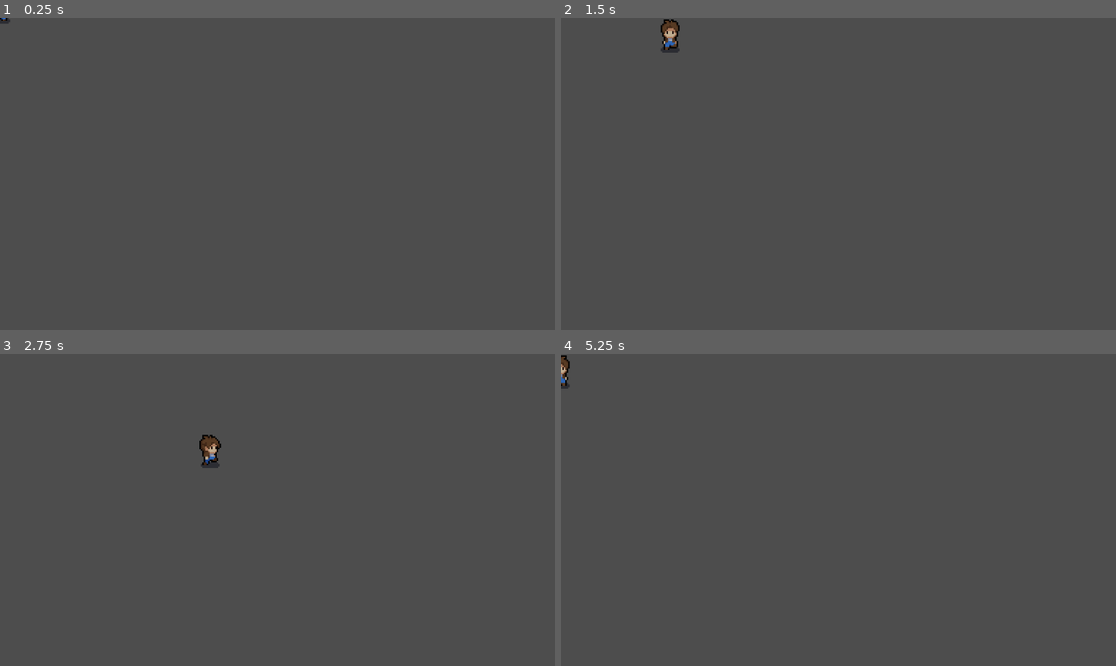
Above: before the commit, frames 1-4 (two rows, left to right).
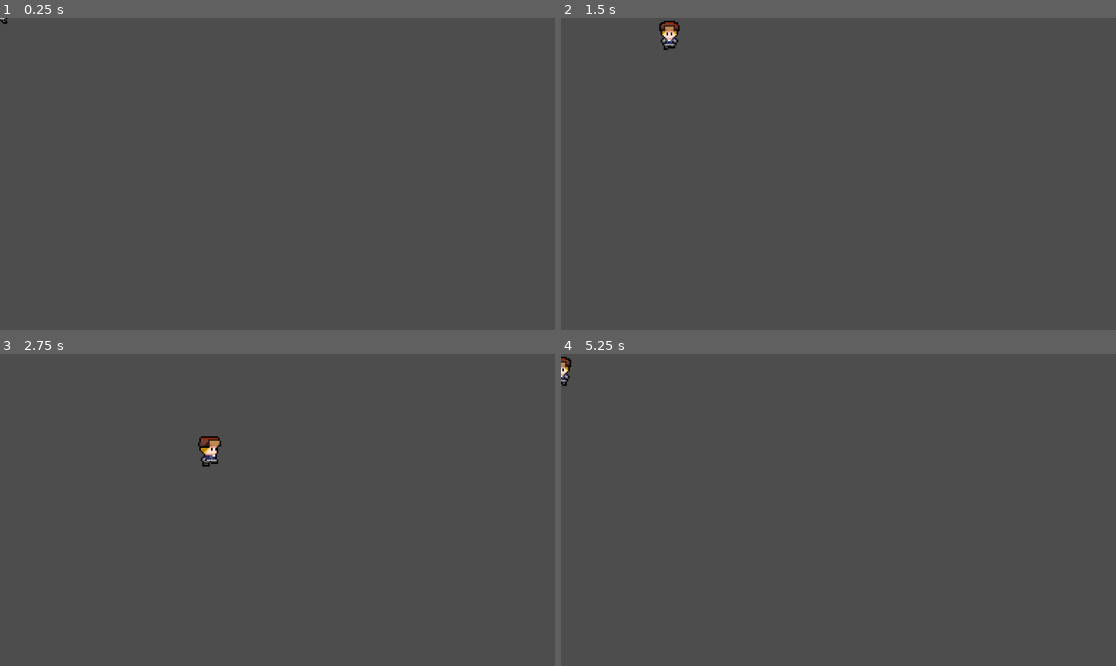
Above: after the commit, the same moments.

Repository: E-lysium/shipwreck
Game: Godot game, scene res://scenes/player.tscn
Same seed, same stepped clock (60 frames per second), same inputs: the game is played once before the commit and once after it.
Inputs:
- Up to frame 1 (0.25 s): no input
- Up to frame 2 (1.5 s): tap Enter at 0.5 s; hold Right (ui_right) 0.53-1.28 s; tap Space at 1.25 s; hold Down (ui_down) from 1.28 s (still down)
- Up to frame 3 (2.75 s): release Down (ui_down) at 2.03 s; hold Right (ui_right) from 2.03 s (still down)
- Up to frame 4 (5.25 s): release Right (ui_right) at 2.78 s; hold Up (ui_up) 2.78-3.53 s; hold Left (ui_left) 3.53-5.03 s; tap Enter at 4.25 s; tap Space at 5 s; hold Down (ui_down) from 5.03 s (still down)

The runs differ from the first frame. In frame 1, less than 0.1% of the frame differs, in the area x 0-2%, y 0-2%; in frame 2, 0.3%; in frame 3, 0.3%, in the area x 35-40%, y 25-37%; in frame 4, 0.1%.

Commit message:
changed player sprite

Diff:
--- a/scenes/player.tscn
+++ b/scenes/player.tscn
@@ -1,226 +1,226 @@
 [gd_scene load_steps=56 format=3 uid="uid://bllyg8lvhhmw4"]
 
 [ext_resource type="Script" path="res://scripts/player.gd" id="1_0bskv"]
-[ext_resource type="Texture2D" uid="uid://c0k8hqugfgqe4" path="res://art/characters/player.png" id="1_4a4ii"]
-
-[sub_resource type="AtlasTexture" id="AtlasTexture_doshx"]
-atlas = ExtResource("1_4a4ii")
+[ext_resource type="Texture2D" uid="uid://b4a4atfso0iy2" path="res://art/characters/main.png" id="2_ard1c"]
+
+[sub_resource type="AtlasTexture" id="AtlasTexture_dhfe4"]
+atlas = ExtResource("2_ard1c")
 region = Rect2(0, 384, 48, 48)
 
-[sub_resource type="AtlasTexture" id="AtlasTexture_b7tsl"]
-atlas = ExtResource("1_4a4ii")
+[sub_resource type="AtlasTexture" id="AtlasTexture_ixikb"]
+atlas = ExtResource("2_ard1c")
 region = Rect2(48, 384, 48, 48)
 
-[sub_resource type="AtlasTexture" id="AtlasTexture_h10e5"]
-atlas = ExtResource("1_4a4ii")
+[sub_resource type="AtlasTexture" id="AtlasTexture_7drye"]
+atlas = ExtResource("2_ard1c")
 region = Rect2(96, 384, 48, 48)
 
-[sub_resource type="AtlasTexture" id="AtlasTexture_hxd2d"]
-atlas = ExtResource("1_4a4ii")
+[sub_resource type="AtlasTexture" id="AtlasTexture_b72ii"]
+atlas = ExtResource("2_ard1c")
 region = Rect2(144, 384, 48, 48)
 
-[sub_resource type="AtlasTexture" id="AtlasTexture_5adj4"]
-atlas = ExtResource("1_4a4ii")
+[sub_resource type="AtlasTexture" id="AtlasTexture_jbr6r"]
+atlas = ExtResource("2_ard1c")
 region = Rect2(0, 96, 48, 48)
 
-[sub_resource type="AtlasTexture" id="AtlasTexture_htxcg"]
-atlas = ExtResource("1_4a4ii")
+[sub_resource type="AtlasTexture" id="AtlasTexture_iing2"]
+atlas = ExtResource("2_ard1c")
 region = Rect2(48, 96, 48, 48)
 
-[sub_resource type="AtlasTexture" id="AtlasTexture_x3ddx"]
-atlas = ExtResource("1_4a4ii")
+[sub_resource type="AtlasTexture" id="AtlasTexture_8lglb"]
+atlas = ExtResource("2_ard1c")
 region = Rect2(96, 96, 48, 48)
 
-[sub_resource type="AtlasTexture" id="AtlasTexture_mmgpi"]
-atlas = ExtResource("1_4a4ii")
+[sub_resource type="AtlasTexture" id="AtlasTexture_tkmwg"]
+atlas = ExtResource("2_ard1c")
 region = Rect2(144, 96, 48, 48)
 
-[sub_resource type="AtlasTexture" id="AtlasTexture_hrea8"]
-atlas = ExtResource("1_4a4ii")
+[sub_resource type="AtlasTexture" id="AtlasTexture_j1cql"]
+atlas = ExtResource("2_ard1c")
 region = Rect2(192, 96, 48, 48)
 
-[sub_resource type="AtlasTexture" id="AtlasTexture_iptqg"]
-atlas = ExtResource("1_4a4ii")
+[sub_resource type="AtlasTexture" id="AtlasTexture_ui10g"]
+atlas = ExtResource("2_ard1c")
 region = Rect2(240, 96, 48, 48)
 
-[sub_resource type="AtlasTexture" id="AtlasTexture_ywbdu"]
-atlas = ExtResource("1_4a4ii")
+[sub_resource type="AtlasTexture" id="AtlasTexture_53ceb"]
+atlas = ExtResource("2_ard1c")
 region = Rect2(0, 240, 48, 48)
 
-[sub_resource type="AtlasTexture" id="AtlasTexture_bgp8u"]
-atlas = ExtResource("1_4a4ii")
+[sub_resource type="AtlasTexture" id="AtlasTexture_haxvc"]
+atlas = ExtResource("2_ard1c")
 region = Rect2(48, 240, 48, 48)
 
-[sub_resource type="AtlasTexture" id="AtlasTexture_pyjnp"]
-atlas = ExtResource("1_4a4ii")
+[sub_resource type="AtlasTexture" id="AtlasTexture_hrak0"]
+atlas = ExtResource("2_ard1c")
 region = Rect2(96, 240, 48, 48)
 
-[sub_resource type="AtlasTexture" id="AtlasTexture_21jv1"]
-atlas = ExtResource("1_4a4ii")
+[sub_resource type="AtlasTexture" id="AtlasTexture_n8dd7"]
+atlas = ExtResource("2_ard1c")
 region = Rect2(144, 240, 48, 48)
 
-[sub_resource type="AtlasTexture" id="AtlasTexture_xd8oq"]
-atlas = ExtResource("1_4a4ii")
+[sub_resource type="AtlasTexture" id="AtlasTexture_28ipk"]
+atlas = ExtResource("2_ard1c")
 region = Rect2(192, 240, 48, 48)
 
-[sub_resource type="AtlasTexture" id="AtlasTexture_e684s"]
-atlas = ExtResource("1_4a4ii")
+[sub_resource type="AtlasTexture" id="AtlasTexture_xt2d4"]
+atlas = ExtResource("2_ard1c")
 region = Rect2(240, 240, 48, 48)
 
-[sub_resource type="AtlasTexture" id="AtlasTexture_5fsdy"]
-atlas = ExtResource("1_4a4ii")
+[sub_resource type="AtlasTexture" id="AtlasTexture_xscm7"]
+atlas = ExtResource("2_ard1c")
 region = Rect2(0, 432, 48, 48)
 
-[sub_resource type="AtlasTexture" id="AtlasTexture_e6blq"]
-atlas = ExtResource("1_4a4ii")
+[sub_resource type="AtlasTexture" id="AtlasTexture_x8m1m"]
+atlas = ExtResource("2_ard1c")
 region = Rect2(48, 432, 48, 48)
 
-[sub_resource type="AtlasTexture" id="AtlasTexture_wvlmd"]
-atlas = ExtResource("1_4a4ii")
+[sub_resource type="AtlasTexture" id="AtlasTexture_odiwq"]
+atlas = ExtResource("2_ard1c")
 region = Rect2(96, 432, 48, 48)
 
-[sub_resource type="AtlasTexture" id="AtlasTexture_kbtas"]
-atlas = ExtResource("1_4a4ii")
+[sub_resource type="AtlasTexture" id="AtlasTexture_fy3pm"]
+atlas = ExtResource("2_ard1c")
 region = Rect2(0, 288, 48, 48)
 
-[sub_resource type="AtlasTexture" id="AtlasTexture_4hrrs"]
-atlas = ExtResource("1_4a4ii")
+[sub_resource type="AtlasTexture" id="AtlasTexture_bpfpx"]
+atlas = ExtResource("2_ard1c")
 region = Rect2(48, 288, 48, 48)
 
-[sub_resource type="AtlasTexture" id="AtlasTexture_goyla"]
-atlas = ExtResource("1_4a4ii")
+[sub_resource type="AtlasTexture" id="AtlasTexture_hbeot"]
+atlas = ExtResource("2_ard1c")
 region = Rect2(96, 288, 48, 48)
 
-[sub_resource type="AtlasTexture" id="AtlasTexture_lrosu"]
-atlas = ExtResource("1_4a4ii")
+[sub_resource type="AtlasTexture" id="AtlasTexture_dfk80"]
+atlas = ExtResource("2_ard1c")
 region = Rect2(144, 288, 48, 48)
 
-[sub_resource type="AtlasTexture" id="AtlasTexture_k8nl5"]
-atlas = ExtResource("1_4a4ii")
+[sub_resource type="AtlasTexture" id="AtlasTexture_n3oo8"]
+atlas = ExtResource("2_ard1c")
 region = Rect2(0, 0, 48, 48)
 
-[sub_resource type="AtlasTexture" id="AtlasTexture_qb7tl"]
-atlas = ExtResource("1_4a4ii")
+[sub_resource type="AtlasTexture" id="AtlasTexture_eetfy"]
+atlas = ExtResource("2_ard1c")
 region = Rect2(48, 0, 48, 48)
 
-[sub_resource type="AtlasTexture" id="AtlasTexture_c6hgo"]
-atlas = ExtResource("1_4a4ii")
+[sub_resource type="AtlasTexture" id="AtlasTexture_rwutj"]
+atlas = ExtResource("2_ard1c")
 region = Rect2(96, 0, 48, 48)
 
-[sub_resource type="AtlasTexture" id="AtlasTexture_3icfn"]
-atlas = ExtResource("1_4a4ii")
+[sub_resource type="AtlasTexture" id="AtlasTexture_0wmwm"]
+atlas = ExtResource("2_ard1c")
 region = Rect2(144, 0, 48, 48)
 
-[sub_resource type="AtlasTexture" id="AtlasTexture_dtmw7"]
-atlas = ExtResource("1_4a4ii")
+[sub_resource type="AtlasTexture" id="AtlasTexture_ijmsp"]
+atlas = ExtResource("2_ard1c")
 region = Rect2(192, 0, 48, 48)
 
-[sub_resource type="AtlasTexture" id="AtlasTexture_vwm1l"]
-atlas = ExtResource("1_4a4ii")
+[sub_resource type="AtlasTexture" id="AtlasTexture_vd1i7"]
+atlas = ExtResource("2_ard1c")
 region = Rect2(240, 0, 48, 48)
 
-[sub_resource type="AtlasTexture" id="AtlasTexture_waror"]
-atlas = ExtResource("1_4a4ii")
+[sub_resource type="AtlasTexture" id="AtlasTexture_frsk0"]
+atlas = ExtResource("2_ard1c")
 region = Rect2(0, 144, 48, 48)
 
-[sub_resource type="AtlasTexture" id="AtlasTexture_k8qiy"]
-atlas = ExtResource("1_4a4ii")
+[sub_resource type="AtlasTexture" id="AtlasTexture_qoq7g"]
+atlas = ExtResource("2_ard1c")
 region = Rect2(48, 144, 48, 48)
 
-[sub_resource type="AtlasTexture" id="AtlasTexture_1myiq"]
-atlas = ExtResource("1_4a4ii")
+[sub_resource type="AtlasTexture" id="AtlasTexture_85ntm"]
+atlas = ExtResource("2_ard1c")
 region = Rect2(96, 144, 48, 48)
 
-[sub_resource type="AtlasTexture" id="AtlasTexture_i3hua"]
-atlas = ExtResource("1_4a4ii")
+[sub_resource type="AtlasTexture" id="AtlasTexture_3oomn"]
+atlas = ExtResource("2_ard1c")
 region = Rect2(144, 144, 48, 48)
 
-[sub_resource type="AtlasTexture" id="AtlasTexture_r1lx3"]
-atlas = ExtResource("1_4a4ii")
+[sub_resource type="AtlasTexture" id="AtlasTexture_xbks1"]
+atlas = ExtResource("2_ard1c")
 region = Rect2(192, 144, 48, 48)
 
-[sub_resource type="AtlasTexture" id="AtlasTexture_hj1ag"]
-atlas = ExtResource("1_4a4ii")
+[sub_resource type="AtlasTexture" id="AtlasTexture_mlldk"]
+atlas = ExtResource("2_ard1c")
 region = Rect2(240, 144, 48, 48)
 
-[sub_resource type="AtlasTexture" id="AtlasTexture_ah4i7"]
-atlas = ExtResource("1_4a4ii")
+[sub_resource type="AtlasTexture" id="AtlasTexture_vaijm"]
+atlas = ExtResource("2_ard1c")
 region = Rect2(0, 336, 48, 48)
 
-[sub_resource type="AtlasTexture" id="AtlasTexture_ymdyy"]
-atlas = ExtResource("1_4a4ii")
+[sub_resource type="AtlasTexture" id="AtlasTexture_6mqhk"]
+atlas = ExtResource("2_ard1c")
 region = Rect2(48, 336, 48, 48)
 
-[sub_resource type="AtlasTexture" id="AtlasTexture_ekcvs"]
-atlas = ExtResource("1_4a4ii")
+[sub_resource type="AtlasTexture" id="AtlasTexture_8i08c"]
+atlas = ExtResource("2_ard1c")
 region = Rect2(96, 336, 48, 48)
 
-[sub_resource type="AtlasTexture" id="AtlasTexture_4ql27"]
-atlas = ExtResource("1_4a4ii")
+[sub_resource type="AtlasTexture" id="AtlasTexture_kgpvk"]
+atlas = ExtResource("2_ard1c")
 region = Rect2(144, 336, 48, 48)
 
-[sub_resource type="AtlasTexture" id="AtlasTexture_0jcor"]
-atlas = ExtResource("1_4a4ii")
+[sub_resource type="AtlasTexture" id="AtlasTexture_0xsbi"]
+atlas = ExtResource("2_ard1c")
 region = Rect2(0, 48, 48, 48)
 
-[sub_resource type="AtlasTexture" id="AtlasTexture_sgq7s"]
-atlas = ExtResource("1_4a4ii")
+[sub_resource type="AtlasTexture" id="AtlasTexture_5o43h"]
+atlas = ExtResource("2_ard1c")
 region = Rect2(48, 48, 48, 48)
 
-[sub_resource type="AtlasTexture" id="AtlasTexture_2q81d"]
-atlas = ExtResource("1_4a4ii")
+[sub_resource type="AtlasTexture" id="AtlasTexture_s8d0o"]
+atlas = ExtResource("2_ard1c")
 region = Rect2(96, 48, 48, 48)
 
-[sub_resource type="AtlasTexture" id="AtlasTexture_g76pk"]
-atlas = ExtResource("1_4a4ii")
+[sub_resource type="AtlasTexture" id="AtlasTexture_f8q6o"]
+atlas = ExtResource("2_ard1c")
 region = Rect2(144, 48, 48, 48)
 
-[sub_resource type="AtlasTexture" id="AtlasTexture_7wch3"]
-atlas = ExtResource("1_4a4ii")
+[sub_resource type="AtlasTexture" id="AtlasTexture_7dkos"]
+atlas = ExtResource("2_ard1c")
 region = Rect2(192, 48, 48, 48)
 
-[sub_resource type="AtlasTexture" id="AtlasTexture_e0om0"]
-atlas = ExtResource("1_4a4ii")
+[sub_resource type="AtlasTexture" id="AtlasTexture_ojxsf"]
+atlas = ExtResource("2_ard1c")
 region = Rect2(240, 48, 48, 48)
 
-[sub_resource type="AtlasTexture" id="AtlasTexture_tn608"]
-atlas = ExtResource("1_4a4ii")
+[sub_resource type="AtlasTexture" id="AtlasTexture_rslsw"]
+atlas = ExtResource("2_ard1c")
 region = Rect2(0, 192, 48, 48)
 
-[sub_resource type="AtlasTexture" id="AtlasTexture_kfmw6"]
-atlas = ExtResource("1_4a4ii")
+[sub_resource type="AtlasTexture" id="AtlasTexture_ijxtt"]
+atlas = ExtResource("2_ard1c")
 region = Rect2(48, 192, 48, 48)
 
-[sub_resource type="AtlasTexture" id="AtlasTexture_7asiq"]
-atlas = ExtResource("1_4a4ii")
+[sub_resource type="AtlasTexture" id="AtlasTexture_cfwqu"]
+atlas = ExtResource("2_ard1c")
 region = Rect2(96, 192, 48, 48)
 
-[sub_resource type="AtlasTexture" id="AtlasTexture_jculc"]
-atlas = ExtResource("1_4a4ii")
+[sub_resource type="AtlasTexture" id="AtlasTexture_c33jw"]
+atlas = ExtResource("2_ard1c")
 region = Rect2(144, 192, 48, 48)
 
-[sub_resource type="AtlasTexture" id="AtlasTexture_ys5q4"]
-atlas = ExtResource("1_4a4ii")
+[sub_resource type="AtlasTexture" id="AtlasTexture_ko52x"]
+atlas = ExtResource("2_ard1c")
 region = Rect2(192, 192, 48, 48)
 
-[sub_resource type="AtlasTexture" id="AtlasTexture_ud47w"]
-atlas = ExtResource("1_4a4ii")
+[sub_resource type="AtlasTexture" id="AtlasTexture_lg5cd"]
+atlas = ExtResource("2_ard1c")
 region = Rect2(240, 192, 48, 48)
 
 [sub_resource type="SpriteFrames" id="SpriteFrames_wen6c"]
 animations = [{
 "frames": [{
 "duration": 1.0,
-"texture": SubResource("AtlasTexture_doshx")
-}, {
-"duration": 1.0,
-"texture": SubResource("AtlasTexture_b7tsl")
-}, {
-"duration": 1.0,
-"texture": SubResource("AtlasTexture_h10e5")
-}, {
-"duration": 1.0,
-"texture": SubResource("AtlasTexture_hxd2d")
+"texture": SubResource("AtlasTexture_dhfe4")
+}, {
+"duration": 1.0,
+"texture": SubResource("AtlasTexture_ixikb")
+}, {
+"duration": 1.0,
+"texture": SubResource("AtlasTexture_7drye")
+}, {
+"duration": 1.0,
+"texture": SubResource("AtlasTexture_b72ii")
 }],
 "loop": true,
 "name": &"back_attack",
@@ -422,10 +422,13 @@
 
 [node name="AnimatedSprite2D" type="AnimatedSprite2D" parent="."]
 sprite_frames = SubResource("SpriteFrames_wen6c")
-animation = &"front_walk"
+animation = &"back_idle"
+frame = 5
+frame_progress = 0.413651
 offset = Vector2(0, -15)
 
 [node name="CollisionShape2D" type="CollisionShape2D" parent="."]
+visible = false
 y_sort_enabled = true
 position = Vector2(1, -2)
 shape = SubResource("CircleShape2D_jakm3")
Not shown, added: art/characters/main.png.import
Not shown: 9 places in scenes/player.tscn that only renumber resources
